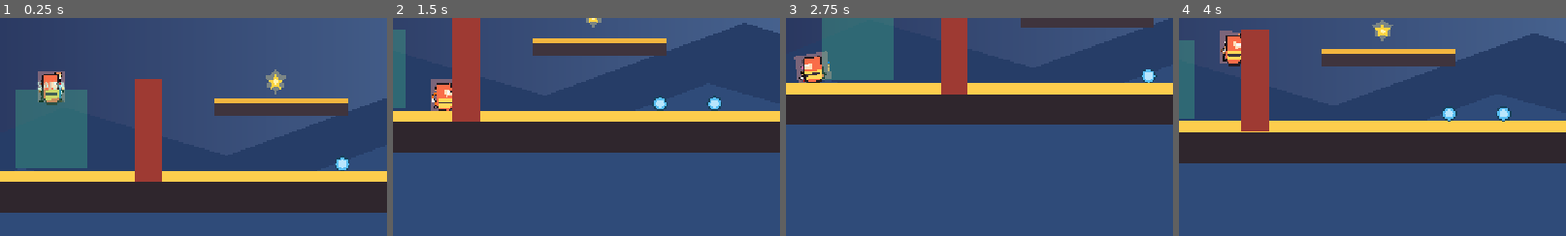
Above: before the commit, frames 1-4 (left to right).
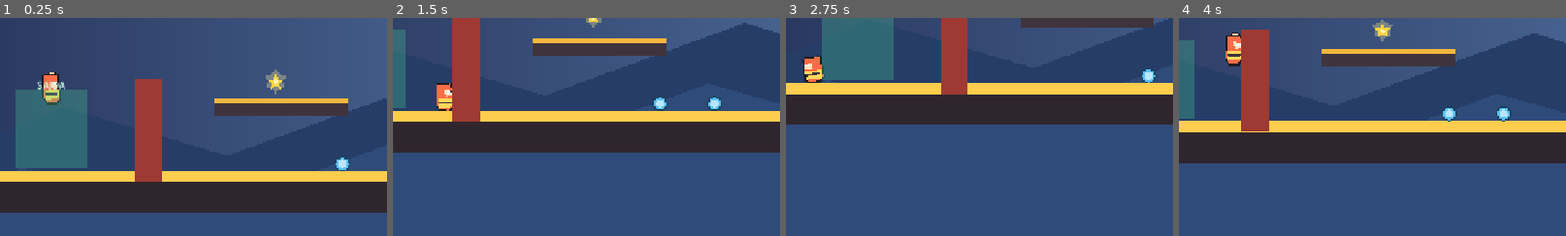
Above: after the commit, the same moments.

Repository: wvianna/game-pizza-tower-godot
Game: Godot game, scene res://scenes/levels/level_01.tscn
The game is run twice, just before and just after one commit, with the same random seed, the same clock (stepped at 60 frames per second) and the same inputs.
Inputs:
- Up to frame 1 (0.25 s): no input
- Up to frame 2 (1.5 s): hold Shift (dash) 0.53-1.28 s; hold D (move_right) from 0.53 s (still down); tap Space (jump) at 0.77 s; tap J (grab_throw) at 0.8, 1.35 s
- Up to frame 3 (2.75 s): tap Space (jump) at 1.52 s; tap Shift (dash) at 1.55 s; release D (move_right) at 2.03 s; hold A (move_left) from 2.03 s (still down); hold Ctrl (crouch) from 2.03 s (still down); tap J (grab_throw) at 2.3 s
- Up to frame 4 (4 s): release A (move_left) at 2.78 s; release Ctrl (crouch) at 2.78 s; hold D (move_right) from 2.78 s (still down); tap Shift (dash) at 2.85 s; tap Space (jump) at 3.02, 3.77 s; tap J (grab_throw) at 3.6 s
The pictures show only the part of the screen within x 43-93%, y 38-88%; the shares and areas given below are measured in that part.

The runs differ from the first frame. In frame 1, 0.4% of the frame differs, in the area x 9-17%, y 24-39%; in frame 2, 0.3%; in frame 3, 0.5%, in the area x 2-12%, y 15-30%; in frame 4, 0.3%.

Commit message:
feat: update enemy and player animations, add new character textures, and remove unused images

Diff:
--- a/scenes/environment/enemy_walker.tscn
+++ b/scenes/environment/enemy_walker.tscn
@@ -15,7 +15,11 @@
 
 [node name="Sprite" type="Sprite2D" parent="VisualRoot"]
 position = Vector2(0, -8)
-scale = Vector2(0.095, 0.095)
+scale = Vector2(0.78, 0.78)
+hframes = 4
+vframes = 2
+frame = 0
+frame_coords = Vector2i(0, 0)
 
 [node name="Shadow" type="Polygon2D" parent="VisualRoot"]
 position = Vector2(0, 24)
--- a/scenes/player/player.tscn
+++ b/scenes/player/player.tscn
@@ -21,8 +21,8 @@
 [node name="VisualRoot" type="Node2D" parent="."]
 
 [node name="CharacterSprite" type="Sprite2D" parent="VisualRoot"]
-position = Vector2(0, -4)
-scale = Vector2(0.23, 0.23)
+position = Vector2(0, -6)
+scale = Vector2(0.72, 0.72)
 hframes = 4
 vframes = 2
 frame = 0
--- a/scripts/environment/enemy_walker.gd
+++ b/scripts/environment/enemy_walker.gd
@@ -19,6 +19,9 @@
 var _is_carried := false
 var _hold_anchor: Node2D = null
 var _launch_timer := 0.0
+var _alert_timer := 0.0
+var _attack_timer := 0.0
+var _animation_time := 0.0
 
 func _ready() -> void:
 	add_to_group("active_enemy")
@@ -33,6 +36,7 @@
 	if _is_carried:
 		if _hold_anchor != null:
 			global_position = _hold_anchor.global_position
+		_update_sprite_animation(delta)
 		return
 
 	velocity.y += gravity * delta
@@ -40,6 +44,12 @@
 
 	if _launch_timer > 0.0:
 		_launch_timer = maxf(_launch_timer - delta, 0.0)
+
+	if _alert_timer > 0.0:
+		_alert_timer = maxf(_alert_timer - delta, 0.0)
+
+	if _attack_timer > 0.0:
+		_attack_timer = maxf(_attack_timer - delta, 0.0)
 
 	move_and_slide()
 
@@ -54,6 +64,7 @@
 		_direction = -1 if global_position.x > _origin_x else 1
 
 	sprite.flip_h = _direction < 0
+	_update_sprite_animation(delta)
 
 func pickup(_carrier: Node2D, hold_anchor: Node2D) -> void:
 	if _defeated:
@@ -101,6 +112,8 @@
 	if body.has_method("apply_enemy_hit"):
 		body.call("apply_enemy_hit", global_position)
 
+	_attack_timer = 0.14
+	_alert_timer = 0.26
 	get_tree().call_group("audio_director", "play_sfx", "enemy_alert")
 
 func _defeat(reason: String) -> void:
@@ -116,9 +129,45 @@
 	if sprite == null:
 		return
 
-	var image := Image.new()
-	if image.load("res://imagens/personagens2.webp") != OK:
-		if image.load("res://imagens/personagens.png") != OK:
+	var texture := load("res://imagens/enemy_actions.png") as Texture2D
+	if texture == null:
+		texture = load("res://imagens/player_actions.png") as Texture2D
+		if texture == null:
 			return
 
-	sprite.texture = ImageTexture.create_from_image(image)
+	sprite.hframes = 4
+	sprite.vframes = 2
+	sprite.texture = texture
+
+func _update_sprite_animation(delta: float) -> void:
+	if sprite == null:
+		return
+
+	if _defeated:
+		sprite.frame_coords = Vector2i(3, 1)
+		return
+
+	if _is_carried:
+		sprite.frame_coords = Vector2i(0, 1)
+		return
+
+	if _launch_timer > 0.0:
+		sprite.frame_coords = Vector2i(1, 1)
+		return
+
+	if _alert_timer > 0.0:
+		sprite.frame_coords = Vector2i(3, 0)
+		return
+
+	if _attack_timer > 0.0:
+		sprite.frame_coords = Vector2i(2, 1)
+		return
+
+	if absf(velocity.x) > 20.0:
+		_animation_time += delta * 7.5
+		var walk_frame := 1 + (int(floor(_animation_time)) % 2)
+		sprite.frame_coords = Vector2i(walk_frame, 0)
+		return
+
+	_animation_time = 0.0
+	sprite.frame_coords = Vector2i(0, 0)
--- a/scripts/player/player.gd
+++ b/scripts/player/player.gd
@@ -21,6 +21,7 @@
 var _was_on_floor := false
 var _animation_time := 0.0
 var _hit_stun_left := 0.0
+var _taunt_anim_left := 0.0
 
 func _ready() -> void:
 	InputBootstrap.ensure_default_actions()
@@ -108,6 +109,7 @@
 		return
 
 	parry_taunt_component.activate_taunt()
+	_taunt_anim_left = 0.22
 	_emit_audio("player_taunt")
 	for body in grab_area.get_overlapping_bodies():
 		if parry_taunt_component.try_parry_object(body, _facing_direction):
@@ -187,17 +189,26 @@
 		return
 
 	character_sprite.flip_h = _facing_direction < 0
+	_taunt_anim_left = maxf(_taunt_anim_left - delta, 0.0)
 
 	if _hit_stun_left > 0.0:
 		character_sprite.frame_coords = Vector2i(2, 1)
 		return
 
+	if _taunt_anim_left > 0.0:
+		character_sprite.frame_coords = Vector2i(3, 1)
+		return
+
 	if not is_on_floor():
 		character_sprite.frame_coords = Vector2i(3, 0)
 		return
 
 	if dash_component.get_current_tier() >= 2:
 		character_sprite.frame_coords = Vector2i(2, 0)
+		return
+
+	if grab_throw_component.has_carried_body():
+		character_sprite.frame_coords = Vector2i(1, 0)
 		return
 
 	if absf(input_axis) > 0.01:
@@ -226,11 +237,13 @@
 	if character_sprite == null:
 		return
 
-	var image := Image.new()
-	if image.load("res://imagens/personagens.png") != OK:
-		return
-
-	character_sprite.texture = ImageTexture.create_from_image(image)
+	var texture := load("res://imagens/player_actions.png") as Texture2D
+	if texture == null:
+		return
+
+	character_sprite.hframes = 4
+	character_sprite.vframes = 2
+	character_sprite.texture = texture
 
 func get_dash_tier() -> int:
 	return dash_component.get_current_tier()
Binary file added: imagens/char_black.png
Not shown, added: imagens/char_black.png.import
Binary file removed: imagens/correndo.jpg
Binary file added: imagens/enemy_actions.png
Not shown, added: imagens/enemy_actions.png.import
Binary file removed: imagens/parado.jpg
Binary file removed: imagens/personagens.png
Binary file removed: imagens/personagens2.webp
Binary file added: imagens/player_actions.png
Not shown, added: imagens/player_actions.png.import
Binary file removed: imagens/sendo-atacado.jpg
Not shown, added: scripts/audio/audio_director.gd.uid
(and 3 more such lines)
